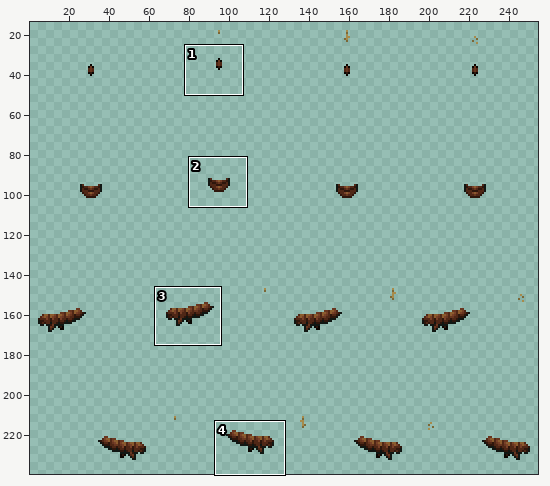
A sprite sheet gets an edit: Resources/Textures/_RMC14/Mobs/OldXenonids/Carrier/eggsac_carrier.rsi/eggsac_2_active.png. Above: a wide view before the commit, with the close-up outlined.
Close-up. First the earlier version:
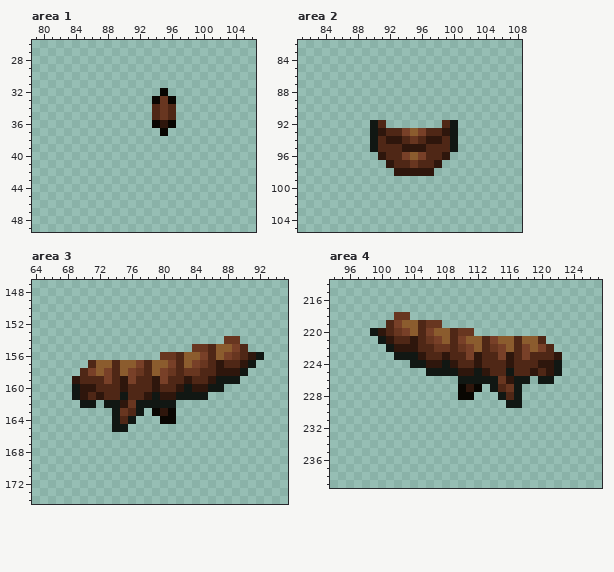
The file is 256x256 pixels. Shown: area 1: x 79..106, y 26..49; area 2: x 81..108, y 82..105; area 3: x 64..95, y 147..174; area 4: x 94..127, y 214..239. The wide view leaves out empty margins.
Once edited:
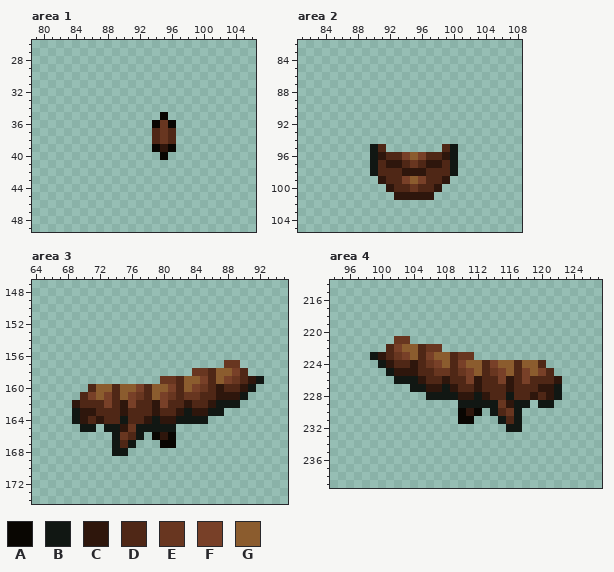
Palette (. is transparent): A #090602  B #111713  C #2e160c  D #4f2716  E #683620  F #784028  G #8b5c2e
What changed:
Changed rows in their new state; - is an unchanged pixel.
Area 1:
first column x 94:
32 -.-
33 ...
34 ...
35 .A.
36 -E-
37 DED
38 DED
39 ACA
40 -A-
Area 2:
first column x 90:
 92 ..-------..
 93 ...........
 94 ...........
 95 --.......--
 96 B---------B
 97 BD-C---C-DB
 98 BDDD---DDDB
 99 -CDDFGFDDC-
100 --CDDEDDC--
101 ---CCCCC---
Area 3:
first column x 69:
154 -------------------..---
155 ---------------.......--
156 -----------.............
157 --.................EE..-
158 -..............-E-GGFD--
159 ...........EE-GGFDGFEDCB
160 ..DGG-GGF-GGFDGFEDCDDCB-
161 .DFGF-GFEDGFEDEEDDCCCB--
162 CDDDFD-FDDCFDDCDDCBBB---
163 BCCDDDC-DDCDDCBCCBB-----
164 BCDCDDBDDCBCCBBBB-------
165 -BB-B-CEBBBBB-----------
166 -----BEDB-ACA-----------
167 -----BDB---AA-----------
168 -----BB-----------------
Area 4:
first column x 99:
218 ---..-------------------
219 --.......---------------
220 .............-----------
221 -..EE.................--
222 --DFGG-E-..............-
223 BCDEFGDFGG-EE...........
224 -BCDDCDEFGDFGG-FGG-GGD..
225 --BCCCDDEEDEFGDEFG-FGFD.
226 ---BBBCDDCDDFCDDF-DFDDDC
227 -----BBCCBCDDCDD-CDDDCCB
228 -------BBBBCCBCDDBDDCDCB
229 -----------BBBBBEC-B-BB-
230 -----------ACA-BDEB-----
231 -----------AA---BDB-----
232 -----------------BB-----
